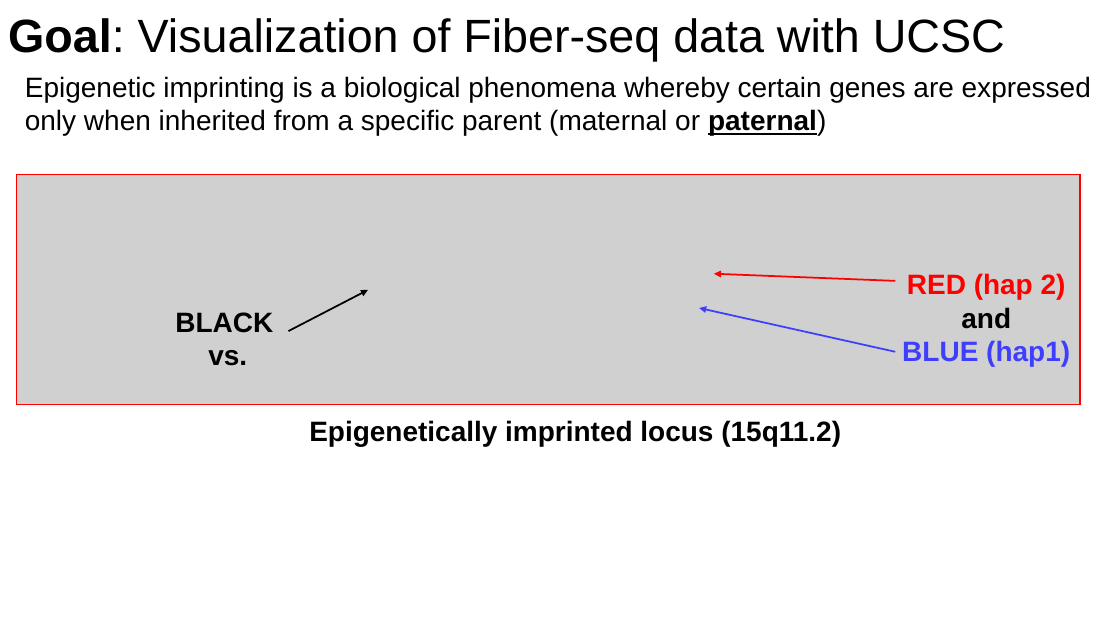
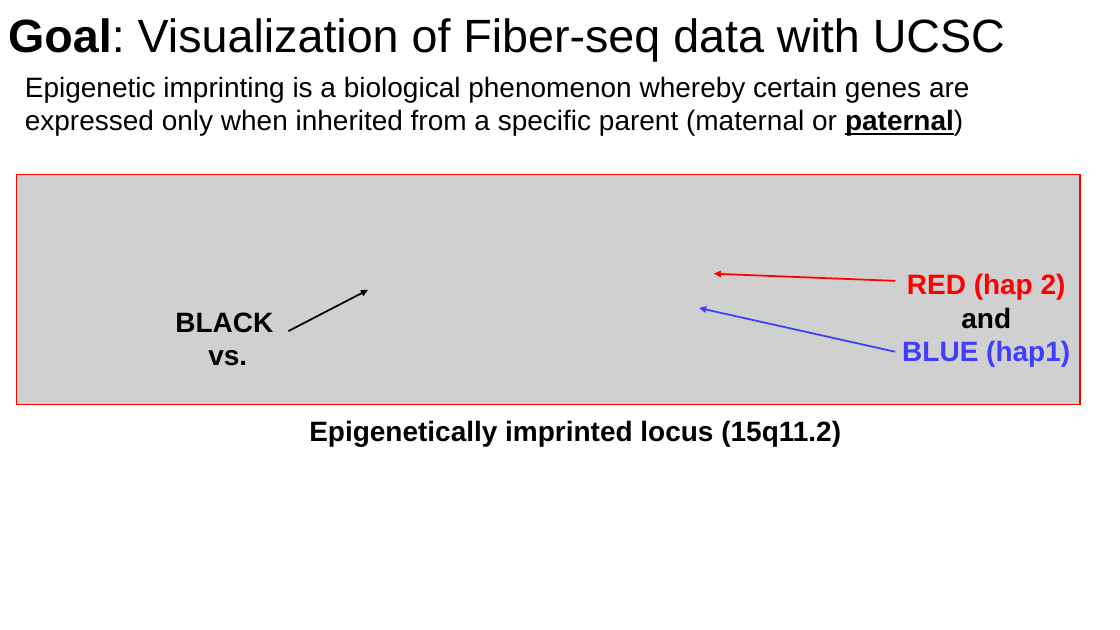
Before and after one commit to christylaflamme/fiber-seq-workshop, a slide deck: slide 5 of slides/LaFlamme_fiber-seq_CSHL_workshop_slide_deck.pptx. Drawn at 1120x630 pixels with LibreOffice and Linux fonts; fonts in the diff are those of the drawing; grey boxes stand for pictures. Boxes give left, top, right and bottom in pixels: in the first picture for what was removed or moved away, otherwise in the second. Text is boxed around its words. In the diff, an @@ line names an element or a change of style, - is before the commit and + after.

```diff
--- a/slides/LaFlamme_fiber-seq_CSHL_workshop_slide_deck.pptx
+++ b/slides/LaFlamme_fiber-seq_CSHL_workshop_slide_deck.pptx
@@ text at <box>25,76,969,135</box>: text changed @@
-Epigenetic imprinting is a biological phenomena whereby certain genes are expressed only when inherited from a specific parent (maternal or paternal)
+Epigenetic imprinting is a biological phenomenon whereby certain genes are expressed only when inherited from a specific parent (maternal or paternal)
```
